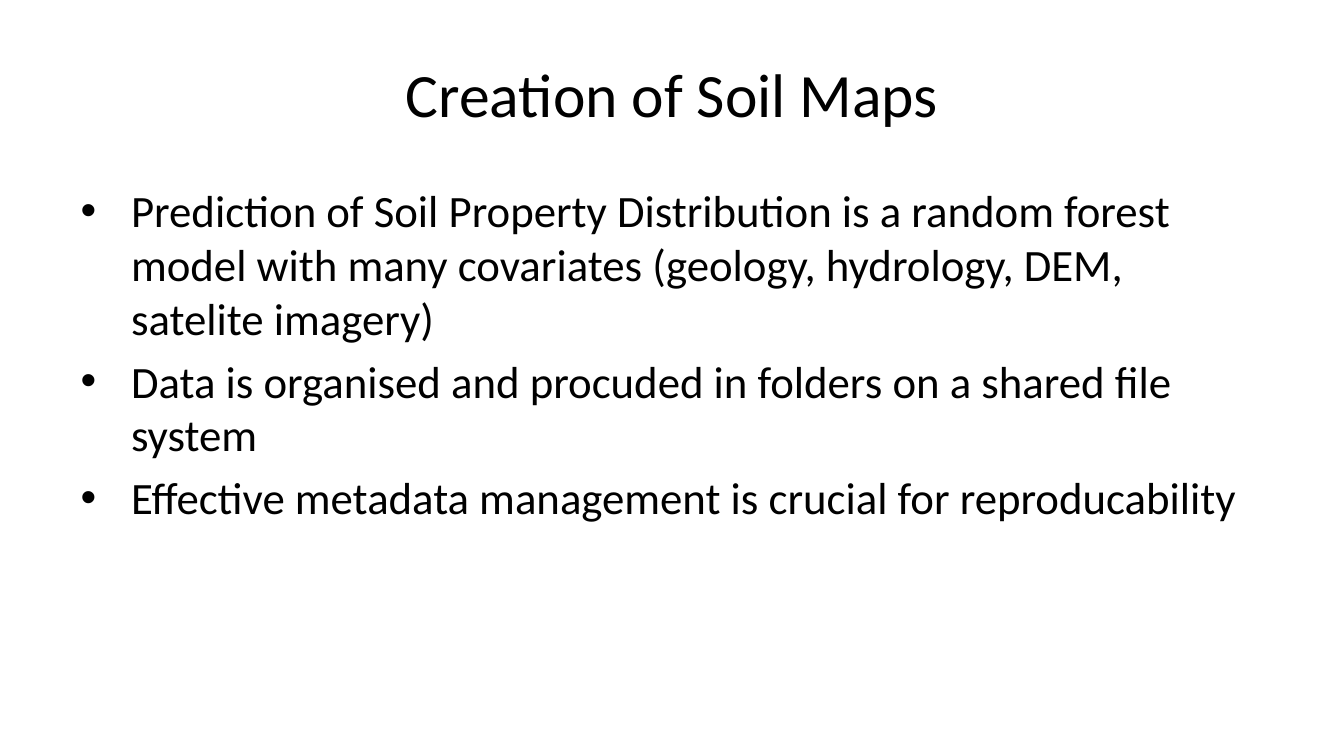
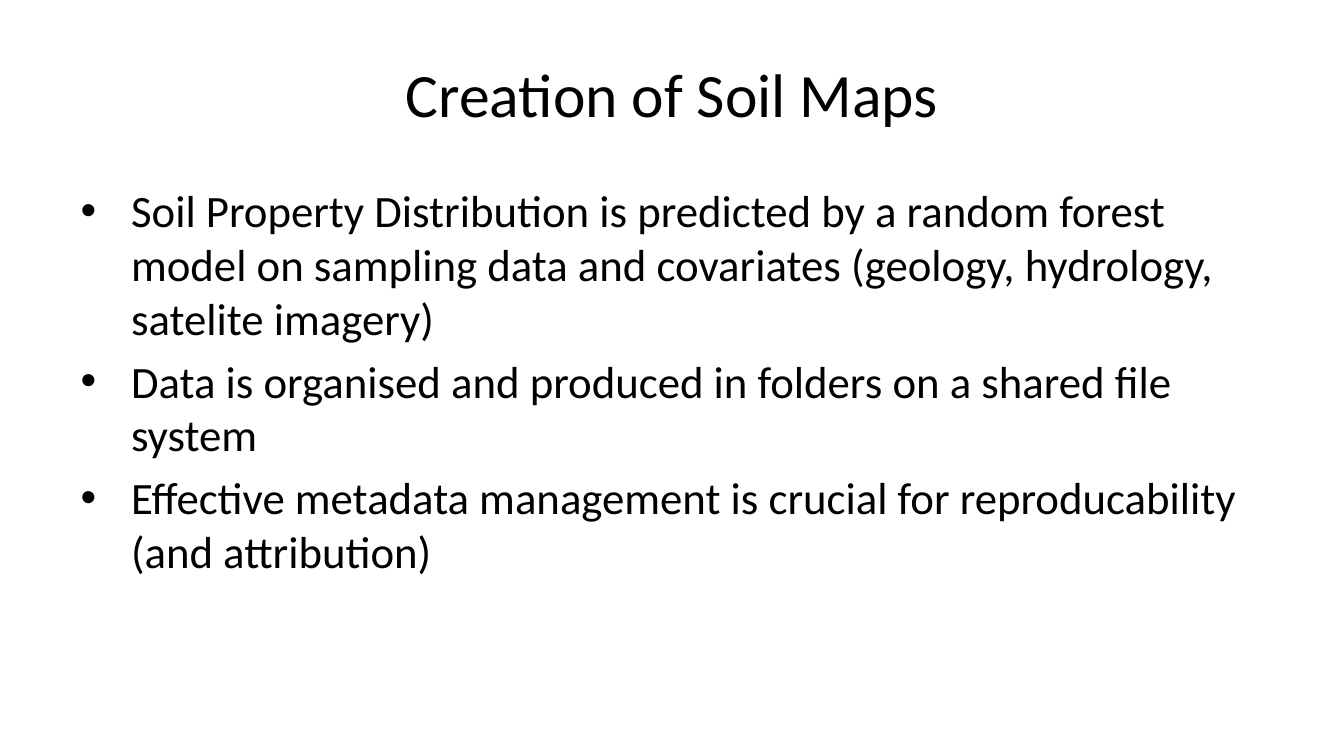
Before and after one commit to pvgenuchten/slides, a slide deck: slide 9 of slides/2026-metadataatisric.pptx (slide 8 before the commit). Drawn at 1344x756 pixels with LibreOffice and Linux fonts; fonts in the diff are those of the drawing. Boxes give left, top, right and bottom in pixels: in the first picture for what was removed or moved away, otherwise in the second. Text is boxed around its words. In the diff, an @@ line names an element or a change of style, - is before the commit and + after.

```diff
--- a/slides/2026-metadataatisric.pptx
+++ b/slides/2026-metadataatisric.pptx
@@ text at bbox=[131, 196, 1236, 574]: text changed @@
-• Prediction of Soil Property Distribution is a random forest model with many covariates (geology, hydrology, DEM, satelite imagery)
-• Data is organised and procuded in folders on a shared file system
-• Effective metadata management is crucial for reproducability
+• Soil Property Distribution is predicted by a random forest model on sampling data and covariates (geology, hydrology, satelite imagery)
+• Data is organised and produced in folders on a shared file system
+• Effective metadata management is crucial for reproducability (and attribution)
```
Also in this commit, not shown: 3 other slides changed, 1 slide added, 12 other files.
